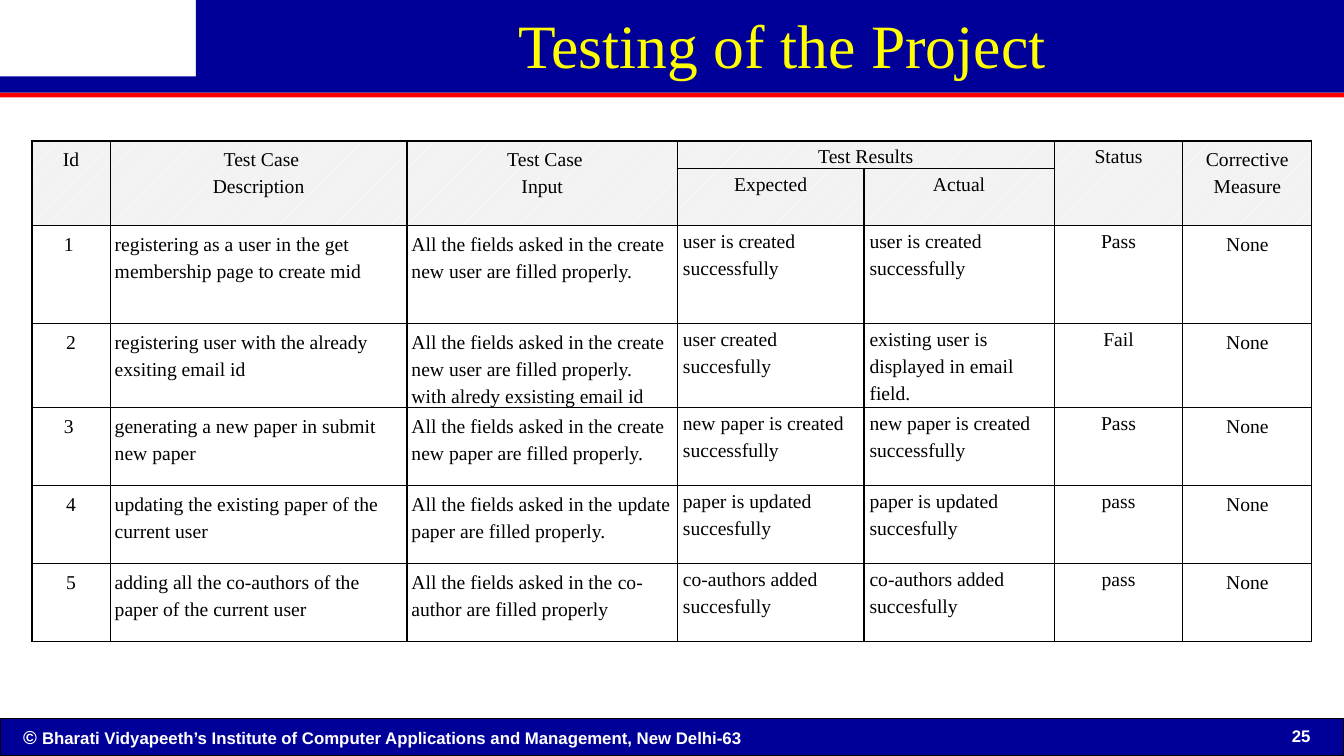
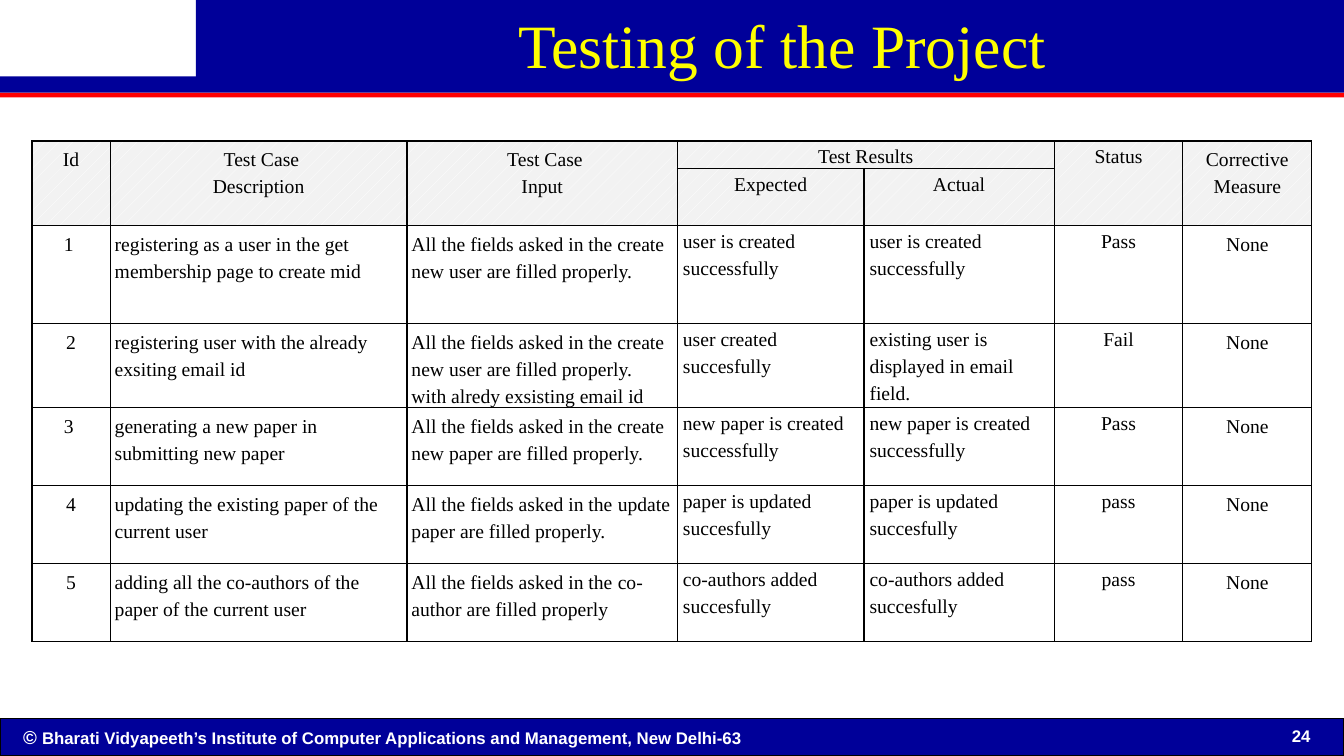
Before and after one commit to TMHORNET/indiacom-updates, a slide deck: slide 24 of indiacom.pptx (slide 25 before the commit). Drawn at 1344x756 pixels with LibreOffice and Linux fonts; fonts in the diff are those of the drawing; background and template pictures are left out. Boxes give left, top, right and bottom in pixels: in the first picture for what was removed or moved away, otherwise in the second. Text is boxed around its words. In the diff, an @@ line names an element or a change of style, - is before the commit and + after.

```diff
--- a/indiacom.pptx
+++ b/indiacom.pptx
@@ table at [32,141,1313,625] @@
-row 5, column 2: generating a new paper in submit new paper
+row 5, column 2: generating a new paper in submitting new paper
@@ page number at [1292,730,1311,742]: text changed @@
-25
+24
```
Also in this commit, not shown: 8 other slides changed, 1 slide added, 2 slides removed, 3 other files.
